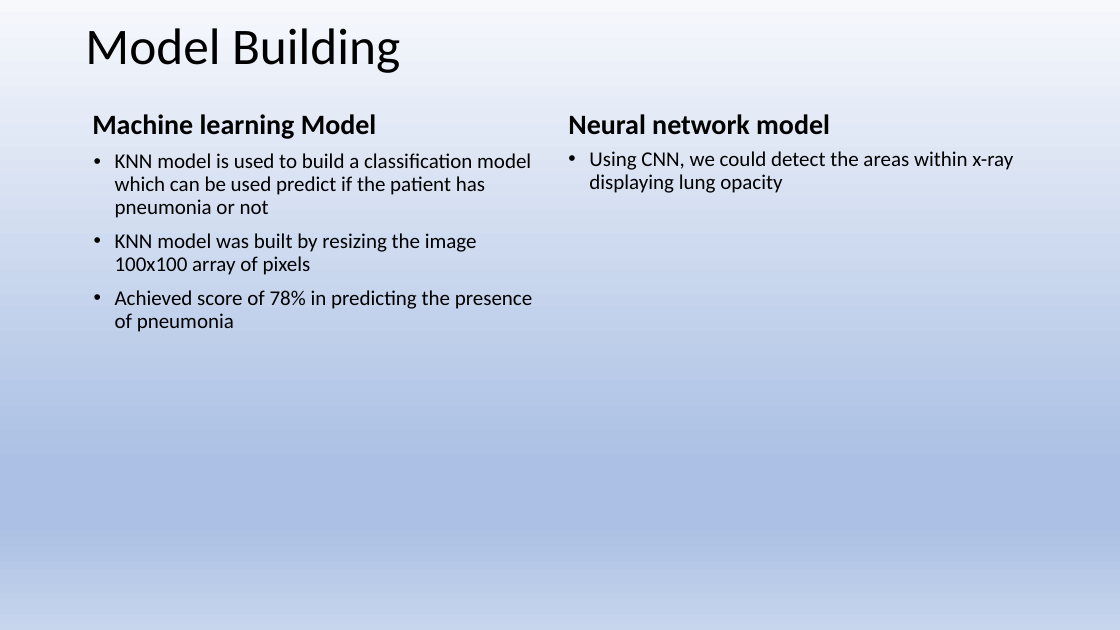
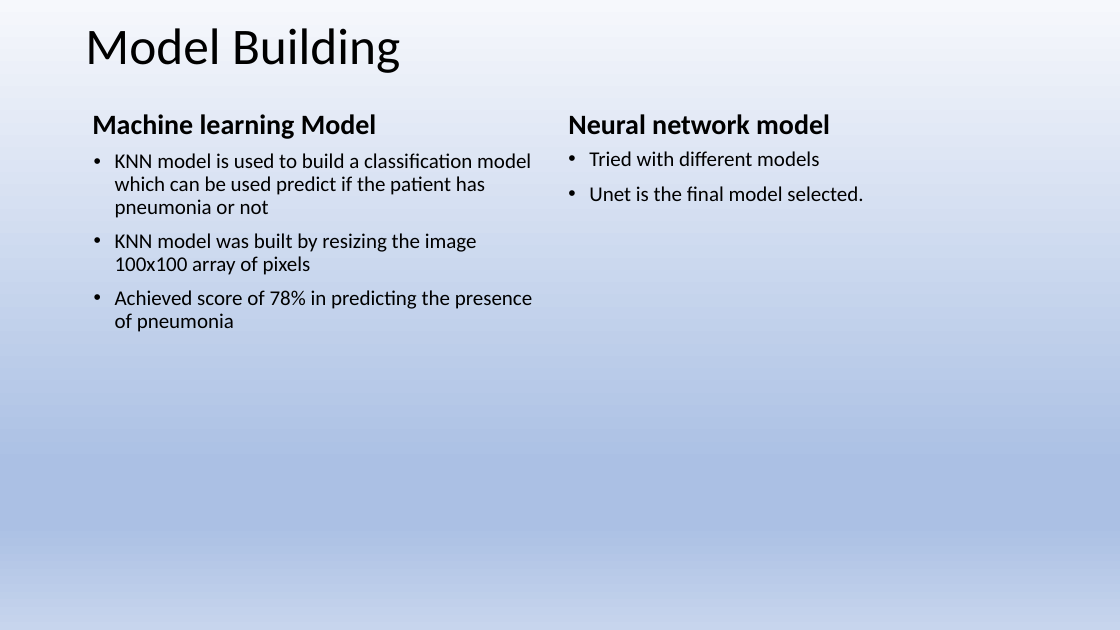
Before and after one commit to SATTOM0108/ai-pneumonia-detection, a slide deck: slide 7 of Final_Report/CapStone-Project.pptx. Drawn at 1120x630 pixels with LibreOffice and Linux fonts; fonts in the diff are those of the drawing. Boxes give left, top, right and bottom in pixels: in the first picture for what was removed or moved away, otherwise in the second. Text is boxed around its words. In the diff, an @@ line names an element or a change of style, - is before the commit and + after.

Commit message:
revised PPT

```diff
--- a/Final_Report/CapStone-Project.pptx
+++ b/Final_Report/CapStone-Project.pptx
@@ text at [589,151,863,201]: text changed @@
-• Using CNN, we could detect the areas within x-ray displaying lung opacity
+• Tried with different models
+• Unet is the final model selected.
```
Also in this commit, not shown: 1 slide added, 1 slide removed.
